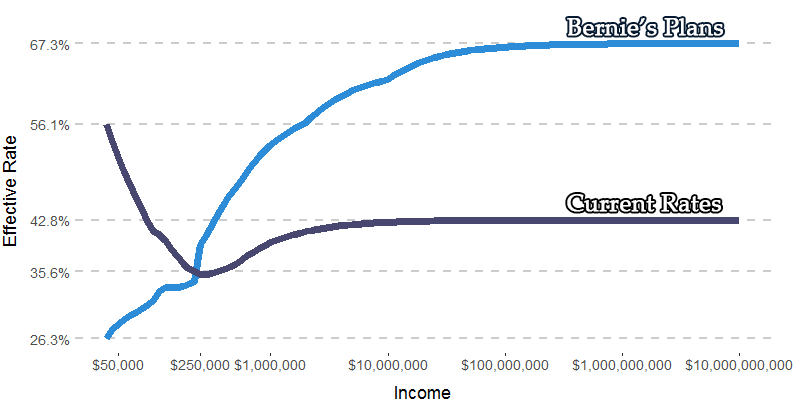
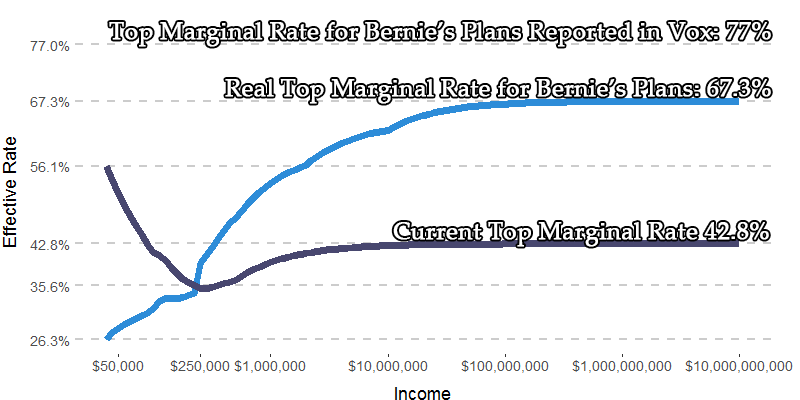
Comparing the layer stacks of the two (800, 400) images. Changes:
renamed "Current Rates" to "Current Top Marginal Rate 42.8%", painted on it over [393, 194, 769, 247]
added layer "vox rate" above "Real Top Marginal Rate for Bernie’s Plans: 67.3%" over [109, 22, 771, 47]
renamed "Bernie’s Plans" to "Real Top Marginal Rate for Bernie’s Plans: 67.3%", painted on it over [225, 18, 771, 104]
painted on "topmarginal_raw" over [2, 16, 793, 400]
